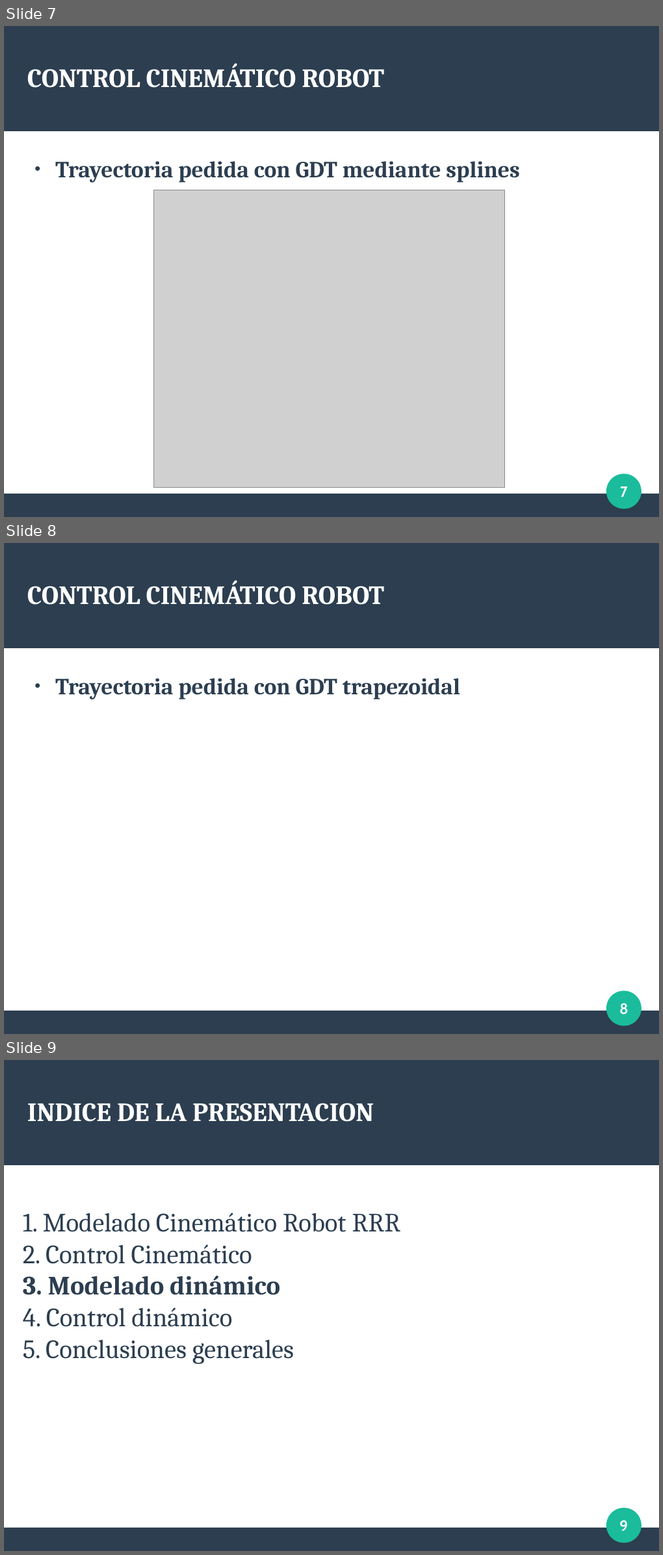
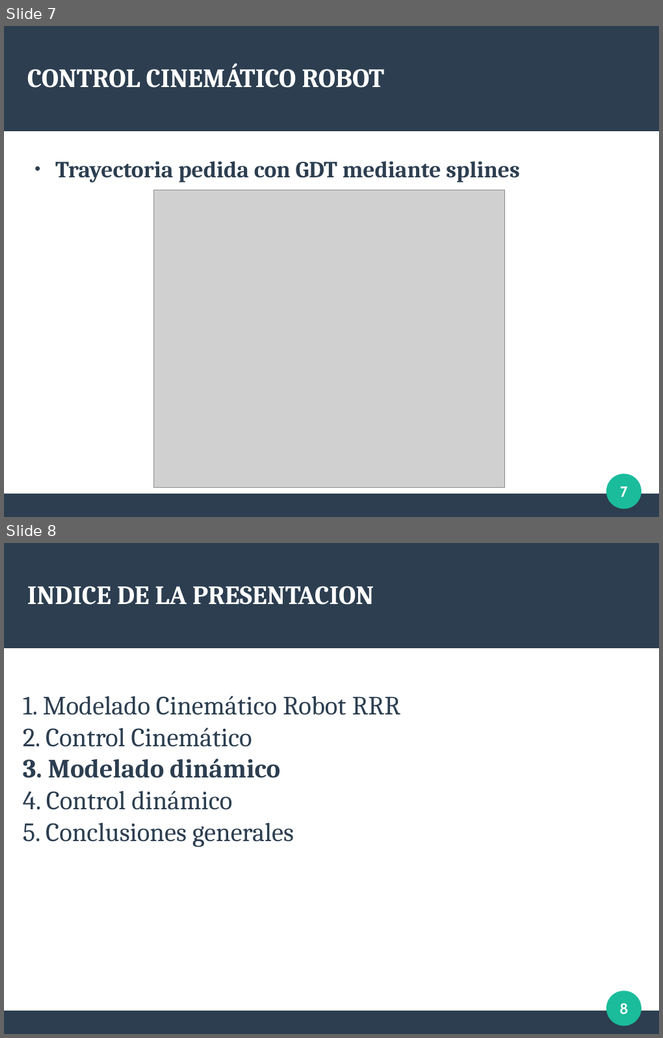
Before and after one commit to Arrivederccimamasita/Robot_RRR_CyPR, a slide deck: Presentacion_defensa/defensa.odp. Shown one above the other, each under a label of ours: slides 7, 8 and 9 before the commit, slides 7 and 8 after it. The pictures are 663x1555 and 663x1038 pixels, drawn with LibreOffice and Linux fonts; fonts in the diff are those of the drawing; grey boxes stand for pictures. Boxes give left, top, right and bottom in pixels: in the first picture for what was removed or moved away, otherwise in the second. Text is boxed around its words. In the diff, an @@ line names an element or a change of style, - is before the commit and + after.

```diff
--- a/Presentacion_defensa/defensa.odp
+++ b/Presentacion_defensa/defensa.odp
@@ slide 8 removed at <box>4,543,659,1034</box>, background #FFFFFF; not listed: 3 template elements that a slide beside it also shows @@
@@ title removed at <box>27,580,384,605</box> @@
-CONTROL CINEMÁTICO ROBOT
@@ text removed at <box>55,678,460,700</box> @@
-● Trayectoria pedida con GDT trapezoidal
@@ page number removed at <box>620,1003,629,1015</box> @@
-8
@@ what was slide 9 is now slide 8 @@
@@ page number at <box>620,1003,629,1015</box>: text changed @@
-9
+8
```
Also in this commit, not shown: 12 slides changed, 7 slides added, 27 other files.
